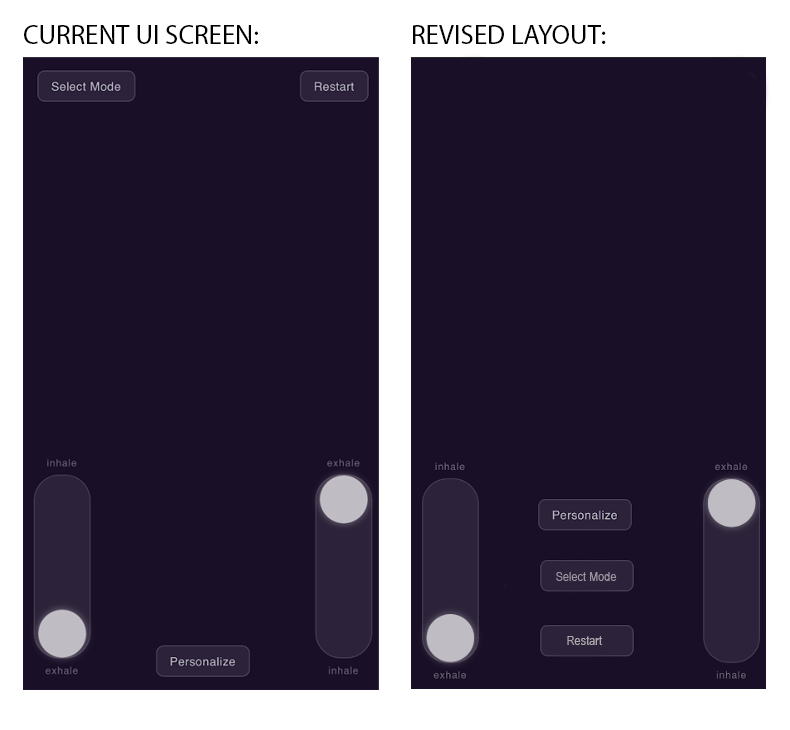
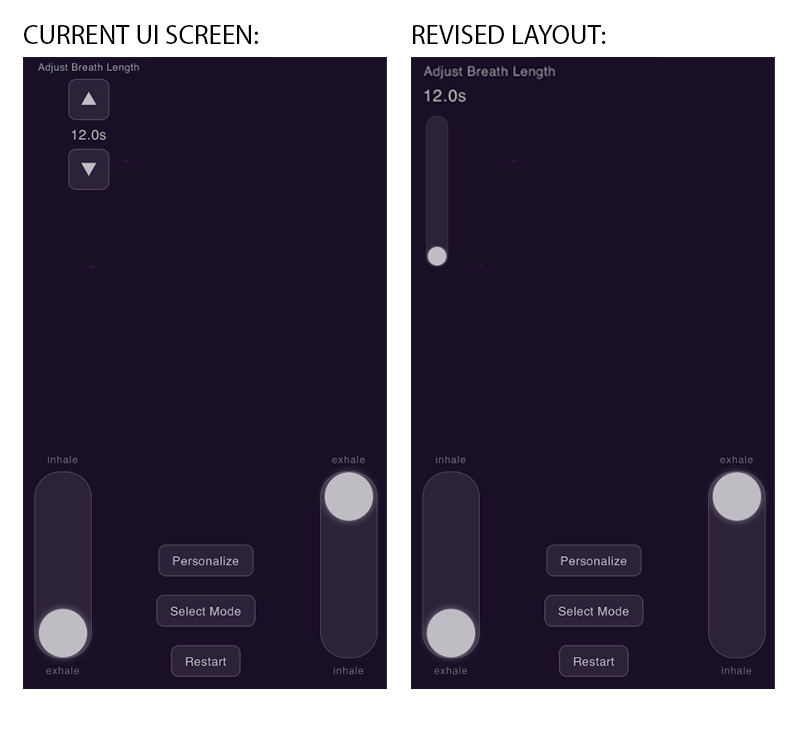
Revision of a layered 790x730 image; what changed, layer by layer:
added layer "Layer 24" above "Layer 26" over <box>422,87,468,105</box>
added layer "Layer 26" above "Layer 27" over <box>425,115,449,268</box>
added layer "Layer 27" above "Layer 23" over <box>421,64,558,82</box>
added layer "Layer 23" above "Layer 22" over <box>411,57,775,689</box>
added layer "Layer 22" above "Modes(home)" over <box>23,57,387,689</box>
hid group "Breathing" (7 layers) over <box>23,54,771,690</box>